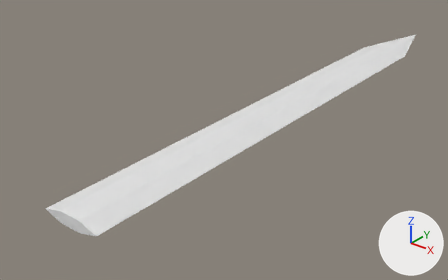
An edit to the glTF model godot/assets/waffen/modelle/schwertklinge/t3_3.glb, drawn before and after from the same camera.
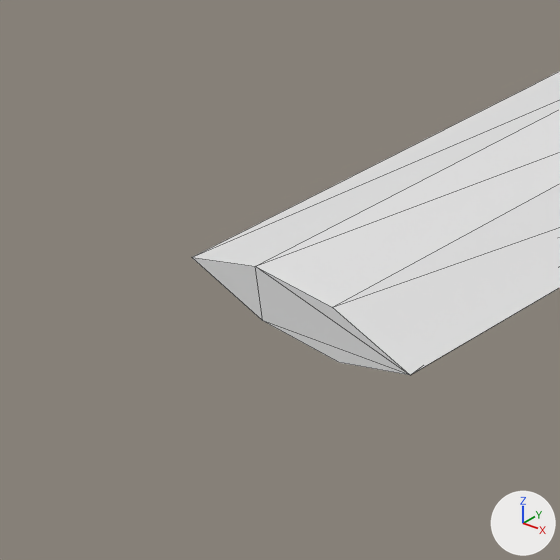
There are two pictures of each version: one whole from a 50 mm lens placed at (0.38, -0.154, 0.293), pointed at (-0.053, 0.388, -0.043), one close up on the part from 0% to 29% of the width and 53% to 100% of the height. Arrows for +X, +Y and +Z are at lower right; the lights stay in place. The first two pictures are the older version. The close-ups show mesh edges as thin lines. Vertices at exactly the same position are counted once.

In view in the first close-up: 'schwertklinge_t3_3'.
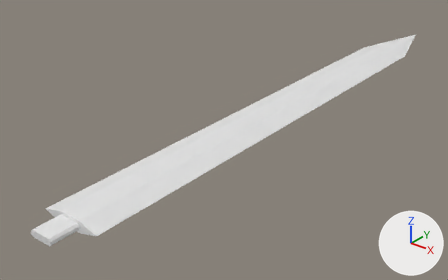
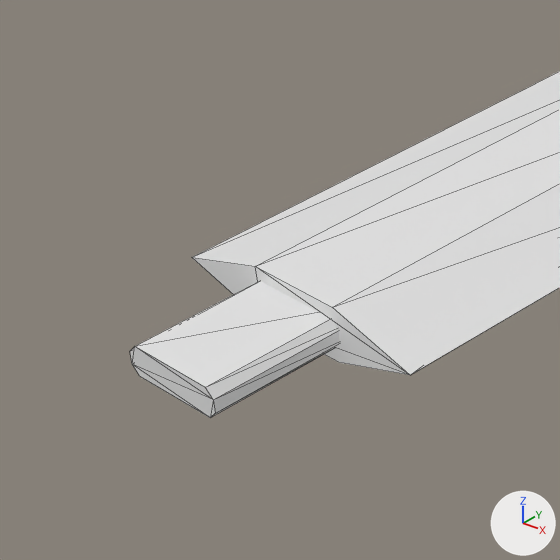
Diff of the bpy script that builds the scene:
```diff
--- a/godot/assets/waffen/modelle/schwertklinge/t3_3.glb.py
+++ b/godot/assets/waffen/modelle/schwertklinge/t3_3.glb.py
@@ me_schwertklinge_t3_3 @@
 # used by ob_schwertklinge_t3_3; location = (0.0, 0.0, 0.0)
-me_schwertklinge_t3_3.from_pydata(...)  # 37 vertices, 70 faces; spans x -0.034..0.034, y 0.112..0.832, z -0.007..0.006
+me_schwertklinge_t3_3.from_pydata(...)  # 53 vertices, 98 faces; spans x -0.034..0.034, y 0.082..0.832, z -0.007..0.006
+# me_schwertklinge_t3_3 part 1: a new loose piece of 16 vertices spanning x -0.013..0.013, y 0.082..0.118, z -0.004..0.003, in mat_klinge (white #e7e7e7)
 me_schwertklinge_t3_3.materials.append(mat_klinge)
```

What differs and where, as boxes [x1, y1, x2, y2] in the close-ups (560 x 560 px):
'schwertklinge_t3_3', reshaped
    before: [192, 71, 560, 375]
    after: [130, 71, 560, 418]
part 1 of me_schwertklinge_t3_3, added
    after: [130, 281, 340, 418]
